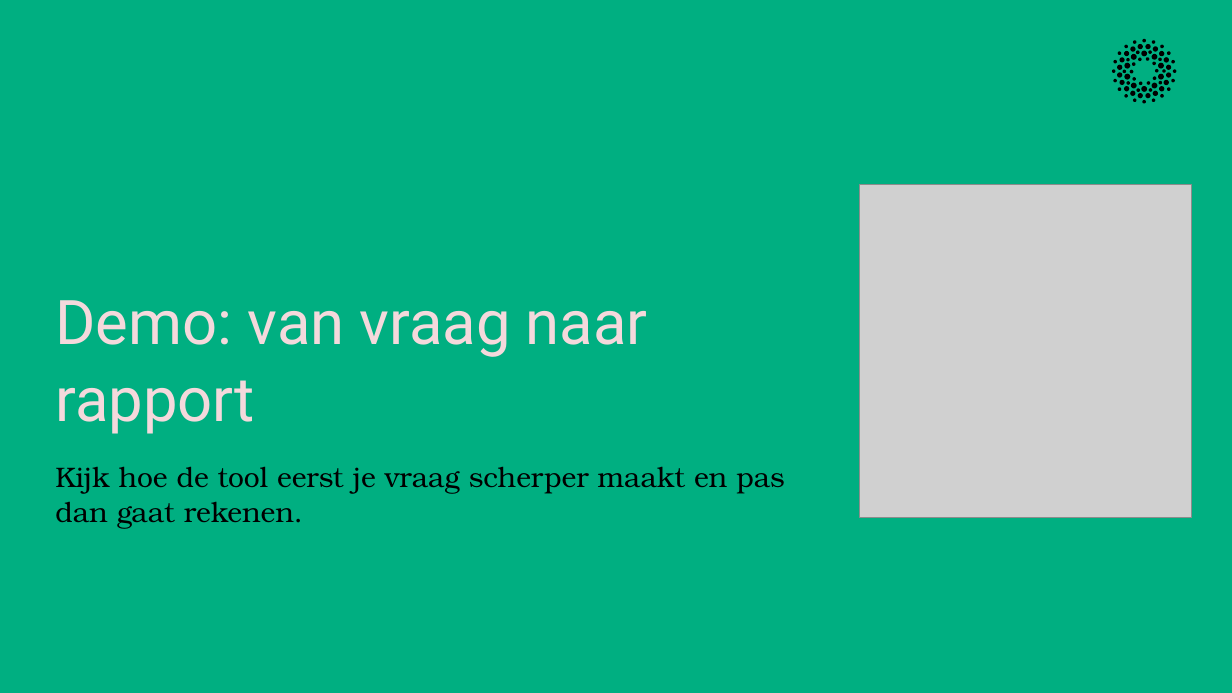
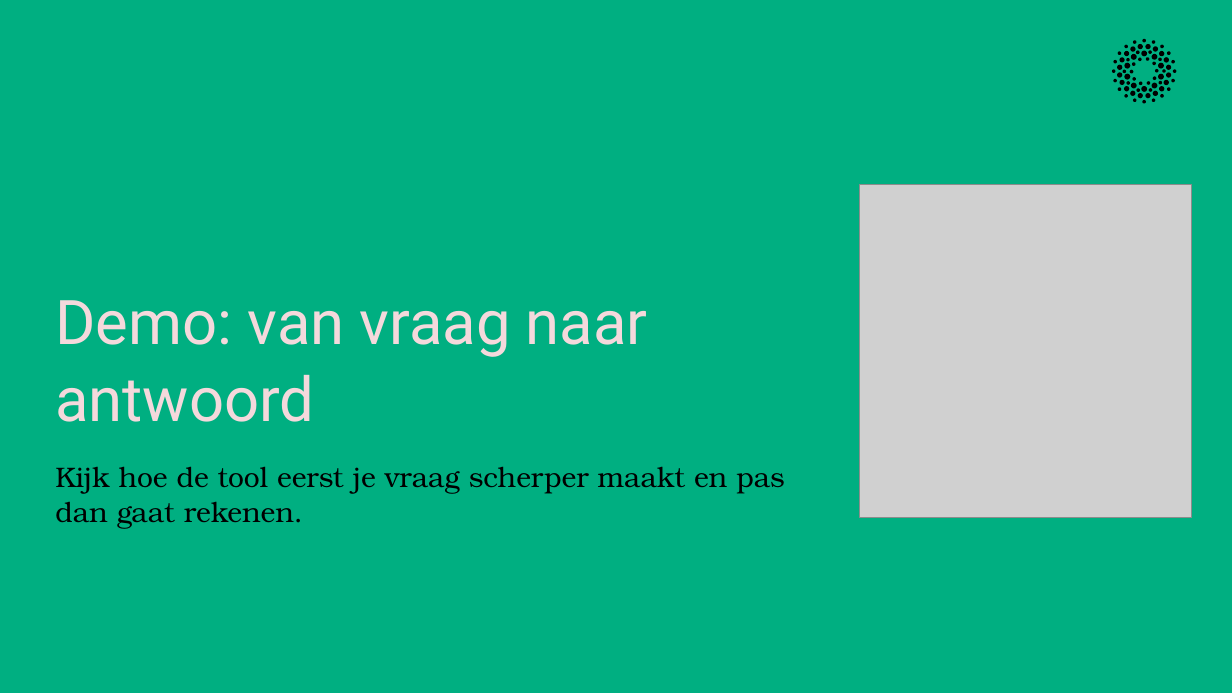
Before and after one commit to cedanl/clidev-presentaties, a slide deck: slide 9 of exports/261029_dair_onderwijsdata/261029_dair_onderwijsdata.pptx (slide 7 before the commit). Drawn at 1232x693 pixels with LibreOffice and Linux fonts; fonts in the diff are those of the drawing; grey boxes stand for pictures. Boxes give left, top, right and bottom in pixels: in the first picture for what was removed or moved away, otherwise in the second. Text is boxed around its words. In the diff, an @@ line names an element or a change of style, - is before the commit and + after.

```diff
--- a/exports/261029_dair_onderwijsdata/261029_dair_onderwijsdata.pptx
+++ b/exports/261029_dair_onderwijsdata/261029_dair_onderwijsdata.pptx
@@ text at (55, 300, 648, 422): text changed @@
-Demo: van vraag naar rapport
+Demo: van vraag naar antwoord
```
Also in this commit, not shown: 15 other slides changed, 4 slides added, 4 slides removed, 2 other files.
